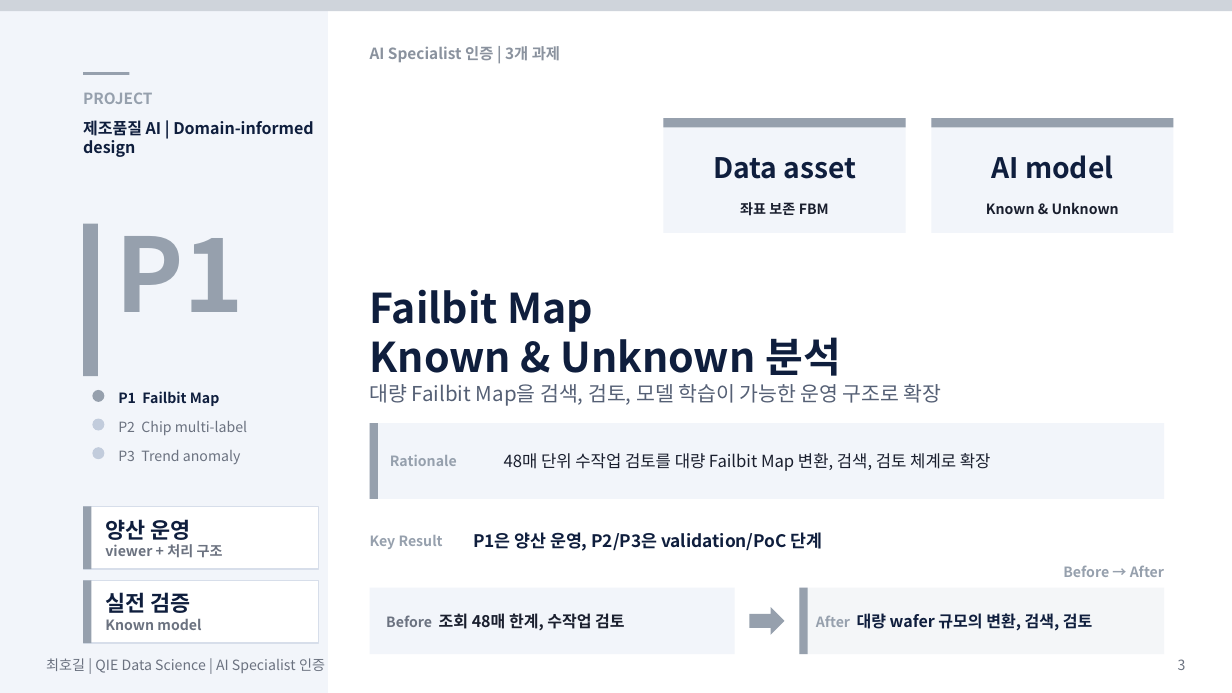
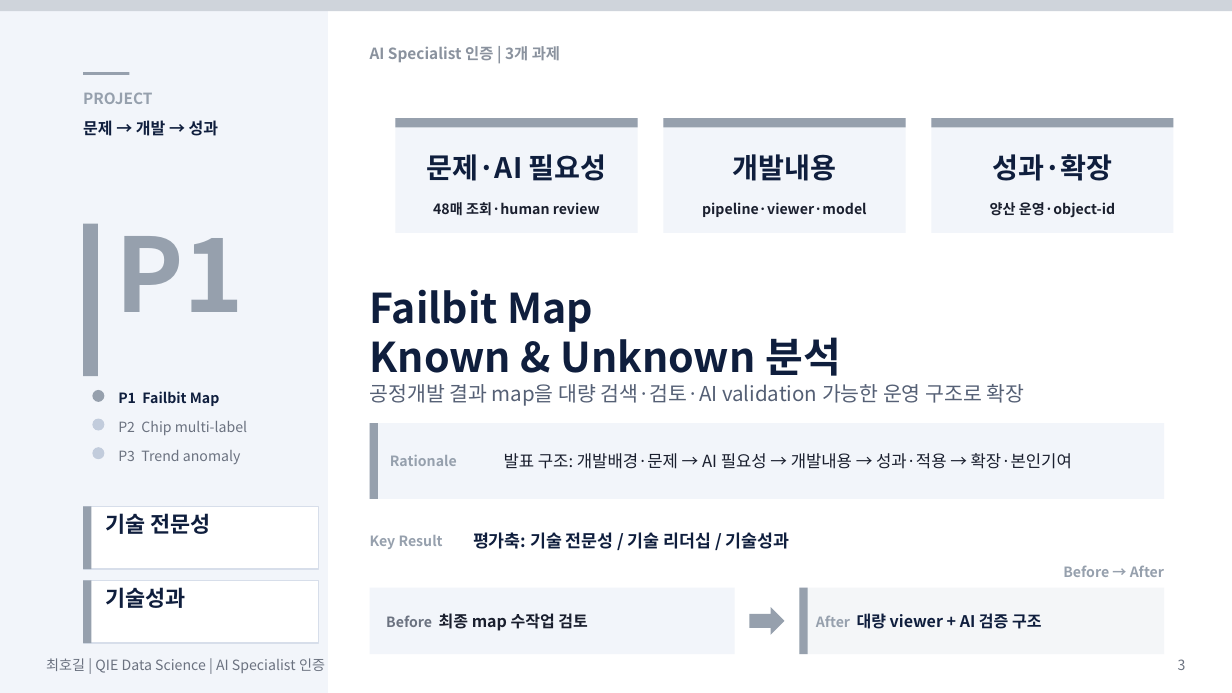
Before and after one commit to hogil/fbm_paper, a slide deck: slide 3 of recommendation/presentation/'26년 AI Specialist 면접 심사 자료_메모리사업부_최호길_평가항목_summary.pptx. Drawn at 1232x693 pixels with LibreOffice and Linux fonts; fonts in the diff are those of the drawing. Boxes give left, top, right and bottom in pixels: in the first picture for what was removed or moved away, otherwise in the second. Text is boxed around its words. In the diff, an @@ line names an element or a change of style, - is before the commit and + after.

```diff
--- a/recommendation/presentation/'26년 AI Specialist 면접 심사 자료_메모리사업부_최호길_평가항목_summary.pptx
+++ b/recommendation/presentation/'26년 AI Specialist 면접 심사 자료_메모리사업부_최호길_평가항목_summary.pptx
@@ rectangle added at (396, 118, 638, 233), fill #F2F5FA @@
@@ rectangle added at (396, 118, 638, 128), fill #96A0AD @@
@@ text at (83, 120, 218, 136): text changed @@
-제조품질 AI | Domain-informed design
+문제 → 개발 → 성과
@@ text added at (427, 154, 607, 181), 22 pt, text #0F1E3D, bold @@
+문제·AI 필요성
@@ text at (733, 154, 837, 181): text changed @@
-Data asset
+개발내용
@@ text at (992, 154, 1112, 181): text changed @@
-AI model
+성과·확장
@@ text added at (433, 202, 600, 216), 11 pt, text #1A1F2E, bold @@
+48매 조회·human review
@@ text at (702, 202, 867, 217): text changed @@
-좌표 보존 FBM
+pipeline·viewer·model
@@ text at (990, 202, 1115, 218): text changed @@
-Known & Unknown
+양산 운영·object-id
@@ text at (370, 384, 1024, 406): text changed @@
-대량 Failbit Map을 검색, 검토, 모델 학습이 가능한 운영 구조로 확장
+공정개발 결과 map을 대량 검색·검토·AI validation 가능한 운영 구조로 확장
@@ text at (504, 453, 1072, 469): text changed @@
-48매 단위 수작업 검토를 대량 Failbit Map 변환, 검색, 검토 체계로 확장
+발표 구조: 개발배경·문제 → AI 필요성 → 개발내용 → 성과·적용 → 확장·본인기여
@@ text at (105, 513, 211, 534): text changed; size 11 to 17 pt; text colour #6B7280 to #0F1E3D @@
-양산 운영
-viewer + 처리 구조
+기술 전문성
@@ text at (473, 532, 789, 549): text changed @@
-P1은 양산 운영, P2/P3은 validation/PoC 단계
+평가축: 기술 전문성 / 기술 리더십 / 기술성과
@@ text at (105, 587, 185, 608): text changed; size 11 to 17 pt; text colour #6B7280 to #0F1E3D @@
-실전 검증
-Known model
+기술성과
@@ text at (386, 613, 587, 631): text changed @@
-Before 조회 48매 한계, 수작업 검토
+Before 최종 map 수작업 검토
@@ text at (816, 613, 1041, 629): text changed @@
-After 대량 wafer 규모의 변환, 검색, 검토
+After 대량 viewer + AI 검증 구조
```
Also in this commit, not shown: 4 other slides changed, 2 other files.
